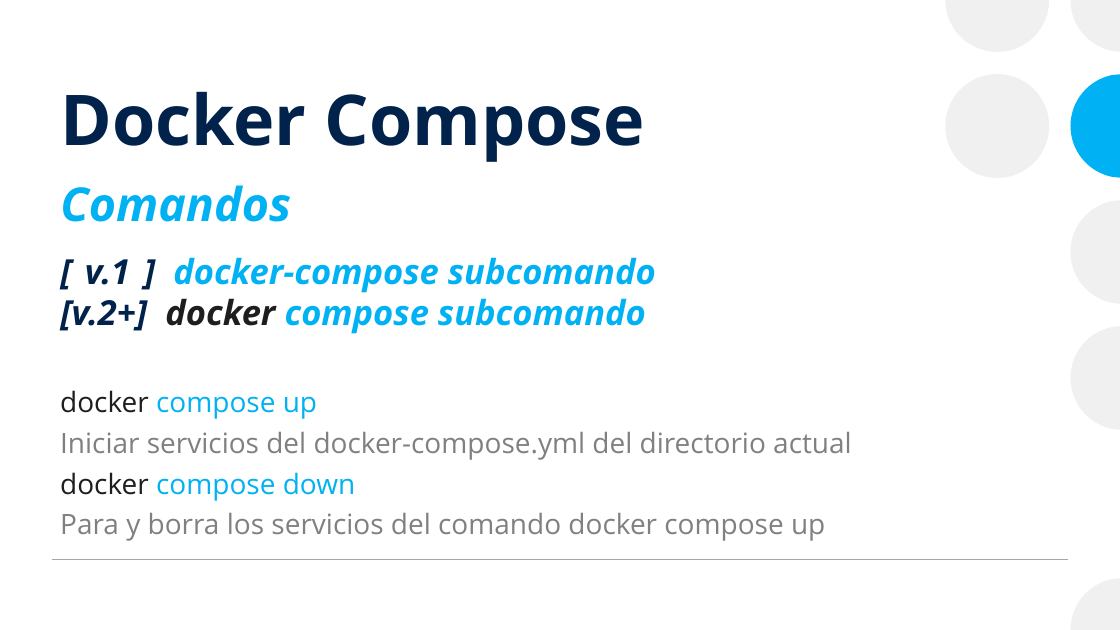
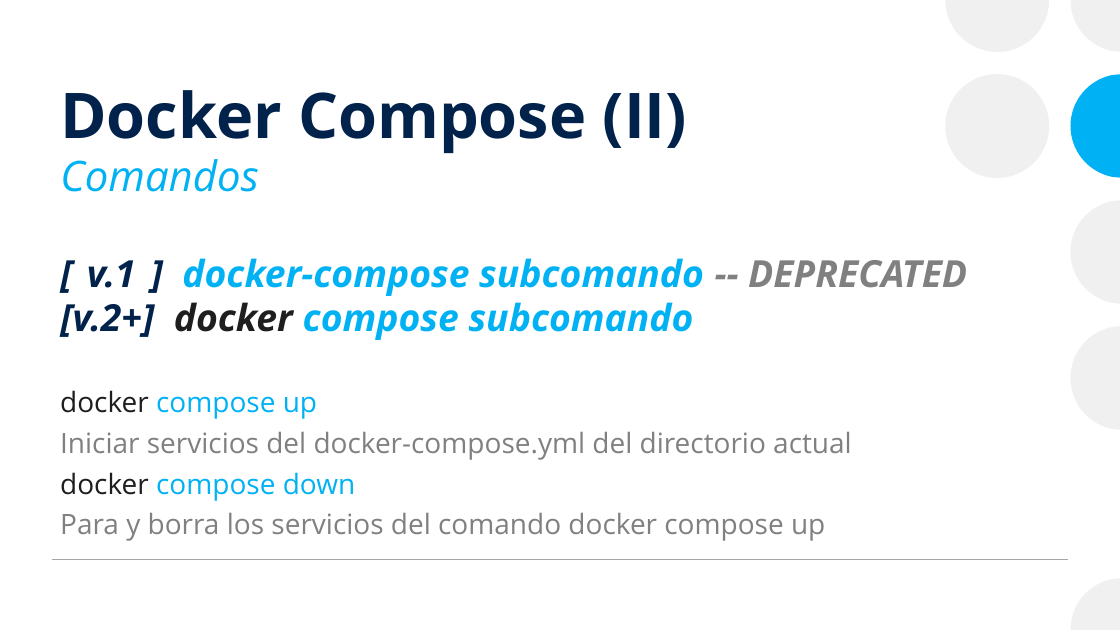
Before and after one commit to josanri/docker-workshop, a slide deck: slide 41 of Introducción a Docker.pptx (slide 42 before the commit). Drawn at 1120x630 pixels with LibreOffice and Linux fonts; fonts in the diff are those of the drawing. Boxes give left, top, right and bottom in pixels: in the first picture for what was removed or moved away, otherwise in the second. Text is boxed around its words. In the diff, an @@ line names an element or a change of style, - is before the commit and + after.

Commit message:
Quality of Presentation changes
Accesiblity (added subtitles) and differenciated between titles, set
higher contrast for container cubes, removed network port simulation.
Added references to docker init and docker scout.

```diff
--- a/Introducción a Docker.pptx
+++ b/Introducción a Docker.pptx
@@ title at bbox=[60, 90, 687, 153]: text changed; size 60 to 54 pt @@
-Docker Compose
+Docker Compose (II)
@@ subtitle "Comandos": place and size @@
-subtitle "Comandos" at bbox=[60, 185, 291, 222]
+subtitle "Comandos" at bbox=[60, 159, 258, 192]
@@ subtitle "Comandos" at bbox=[60, 159, 258, 192]: size 40 to 36 pt, bold off; more space between paragraphs @@
@@ text at bbox=[87, 258, 967, 296]: text changed; size 29.6 to 32 pt @@
-[ v.1 ] docker-compose subcomando
+[ v.1 ] docker-compose subcomando -- DEPRECATED
@@ text at bbox=[60, 302, 694, 340]: size 29.6 to 32 pt in "[v.2+] docker compose subcomando" @@
```
Also in this commit, not shown: 64 other slides changed, 4 slides added, 3 slides removed, 1 other file.
